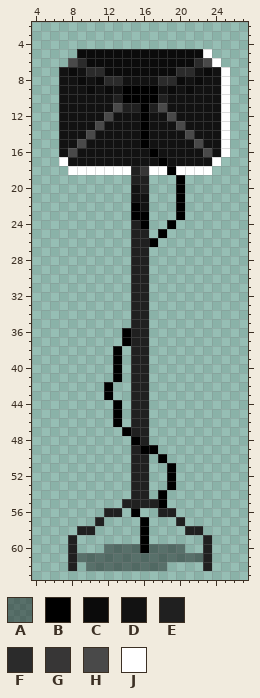
Pixel-art file, stored at losbehomemauuooooouuuu/Assets/arquivos originais/troca de fase/luzona.ase. This is how it looked before the edit.
32x64 pixels, 1 frame. Colours within 5 levels of each other are drawn and written as one. Shown: x 4..27, y 2..63.
Visible layers, top first: "Layer 4" opacity 41%, "Layer 3", "Layer 2", "sombra" opacity 41%.
Palette (. is transparent): A #00000069  B #000000  C #0b0b0b  D #121212  E #202020  F #2b2b2b  G #373636  H #494949  J #ffffff
Pixels before, first column x 7:
 5 ..CCCCCCCCCCCCCCJ..
 6 .HFCCCCCCCCCCCCFHJ.
 7 DCDFFCCCCCCCCFFDCDJ
 8 DDCDCFFDDDDFFCDCDDJ
 9 DDDCDCDBBBBDCDCDDDJ
10 DDDDDDEBBBBEDDDDDDJ
11 DDDDDDHEEBEHDDDDDDJ
12 DDDDDHDDDBDDHDDDDDJ
13 DDDDHDDDDBDDDHDDDDJ
14 DDDHDDDDDBDDDDHDDDJ
15 DDHDDDDDDBDDDDDHDDJ
16 DHDDDDDDDDBDDDDDHDJ
17 JDDDDDDDDDDBDDDDDJ.
18 .JJJJJJJEGJJBJJJJ..
19 ........EE...B.....
20 ........DE...B.....
21 ........DD...B.....
22 ........BD...B.....
23 ........BB...B.....
24 ........EB..B......
25 ........EE.B.......
26 ........EEB........
27 ........EE.........
28 ........EE.........
29 ........EE.........
30 ........EE.........
31 ........EE.........
32 ........EE.........
33 ........EE.........
34 ........EE.........
35 ........EE.........
36 .......BEE.........
37 .......BEE.........
38 ......B.EE.........
39 ......B.EE.........
40 ......B.EE.........
41 ......B.EE.........
42 .....B..EE.........
43 .....B..EE.........
44 ......B.EE.........
45 ......B.EE.........
46 ......B.EE.........
47 .......BEE.........
48 ........BE.........
49 ........EBB........
50 ........EE.B.......
51 ........EE..B......
52 ........EE..B......
53 ........EE..B......
54 ........EE.B.......
55 .......EEEEB.......
56 .....EE.B..EE......
57 ....E....B...E.....
58 ..EE.....B....EE...
59 .E.......B......E..
60 .E...AAAABAAAA..E..
61 .EAAAAAAAAAAAAAAE..
62 .E.AAAAAAAAA....E..
The same view after the edit:
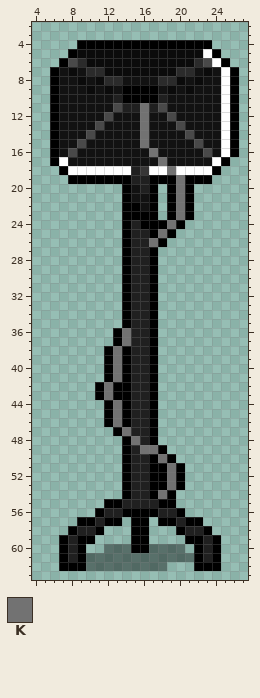
Colours new in this view: K #727272
Diff:
layer "Layer 5" added
Changed rows in their new state; - is an unchanged pixel.
Layer "Layer 5":
first column x 6:
 4 ---BBBBBBBBBBBBBBB---
 5 --B---------------B--
 6 -B-----------------B-
 7 B-------------------B
 8 B-------------------B
 9 B-------------------B
10 B-------------------B
11 B---------K---------B
12 B---------K---------B
13 B---------K---------B
14 B---------K---------B
15 B---------K---------B
16 B----------K--------B
17 B-----------K------B-
18 -B-----------K----B--
19 --BBBBBBB--BBBKBBB---
20 --------B--B-BKB-----
21 --------B--B-BKB-----
22 --------B--B-BKB-----
23 --------B--B-BKB-----
24 --------B--BBKB------
25 --------B--BKB-------
26 --------B--KB--------
27 --------B--B---------
28 --------B--B---------
29 --------B--B---------
30 --------B--B---------
31 --------B--B---------
32 --------B--B---------
33 --------B--B---------
34 --------B--B---------
35 --------B--B---------
36 -------BK--B---------
37 -------BK--B---------
38 ------BKB--B---------
39 ------BKB--B---------
40 ------BKB--B---------
41 ------BKB--B---------
42 -----BKBB--B---------
43 -----BKBB--B---------
44 ------BKB--B---------
45 ------BKB--B---------
46 ------BKB--B---------
47 -------BK--B---------
48 --------BK-B---------
49 --------B-KKB--------
50 --------B--BKB-------
51 --------B--BBKB------
52 --------B--BBKB------
53 --------B--BBKB------
54 --------B--BKB-------
55 ------BB-----B-------
56 -----B--B-BB--B------
57 ---BB-BB-B--BB-BB----
58 --B--B---B----B--B---
59 -B-BB----B-----BB-B--
60 -B-B-----B------B-B--
61 -B-B------------B-B--
62 -BBB------------BBB--
Where, in picture pixels (left, top, right, bottom), the same in both pictures:
changed: (50, 40, 239, 571)
